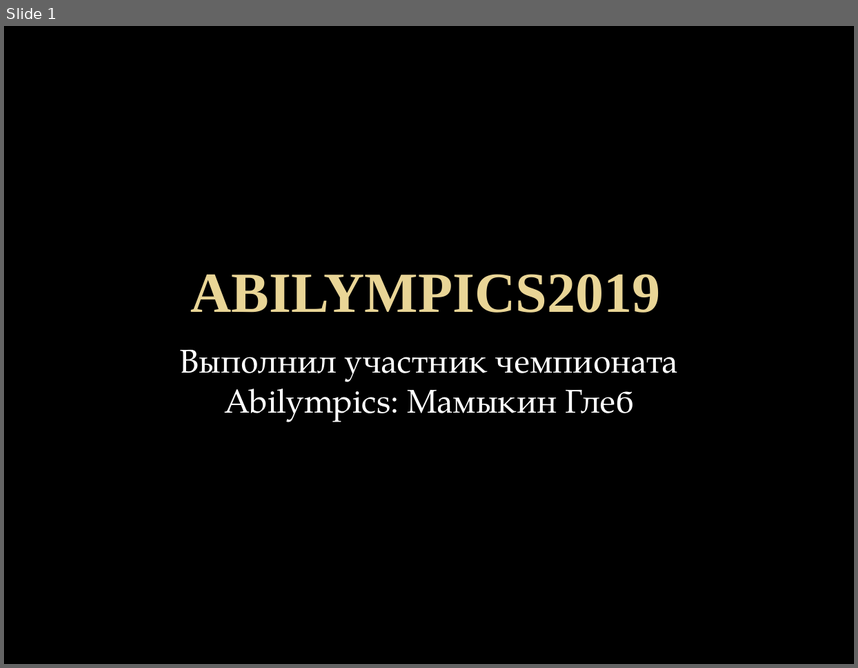
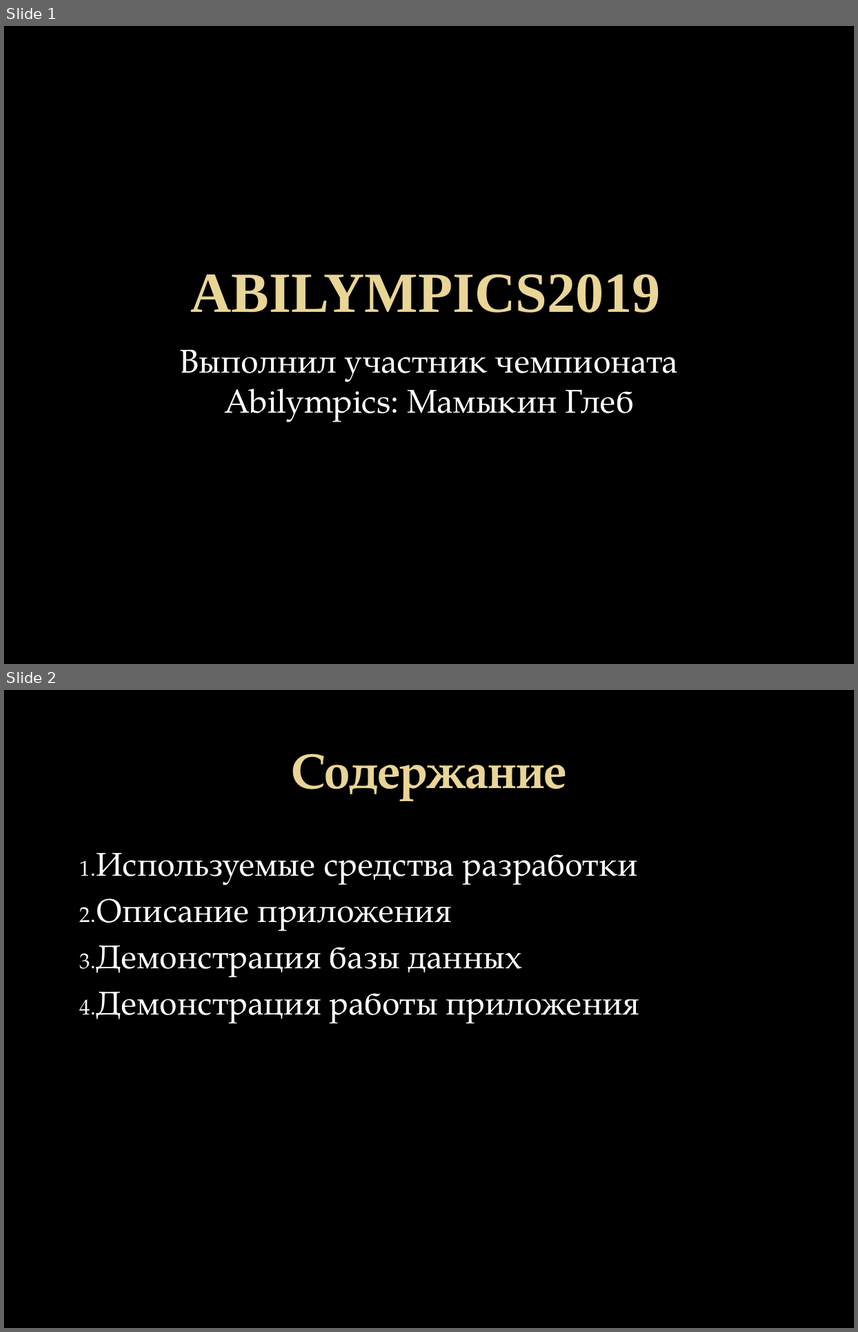
Before and after one commit to Krak12/Abilympics2.0, a slide deck: Abilympics2.0.pptx. Shown one above the other, each under a label of ours: slide 1 before the commit, slides 1 and 2 after it. The pictures are 858x668 and 858x1332 pixels, drawn with LibreOffice and Linux fonts; fonts in the diff are those of the drawing; background and template pictures are left out. Boxes give left, top, right and bottom in pixels: in the first picture for what was removed or moved away, otherwise in the second. Text is boxed around its words. In the diff, an @@ line names an element or a change of style, - is before the commit and + after.

```diff
--- a/Abilympics2.0.pptx
+++ b/Abilympics2.0.pptx
@@ slide 2 added at (4,690,854,1328), background picture (left out) @@
@@ title added at (292,753,566,801), 41 pt, text gradient #EAD696 to #E7D081, bold @@
+Содержание
@@ text added at (96,853,640,1023), 28 pt, text #FFFFFF @@
+1. Используемые средства разработки
+2. Описание приложения
+3. Демонстрация базы данных
+4. Демонстрация работы приложения
```
Also in this commit, not shown: 15 other slides added, 16 slides removed, 2 other files.
